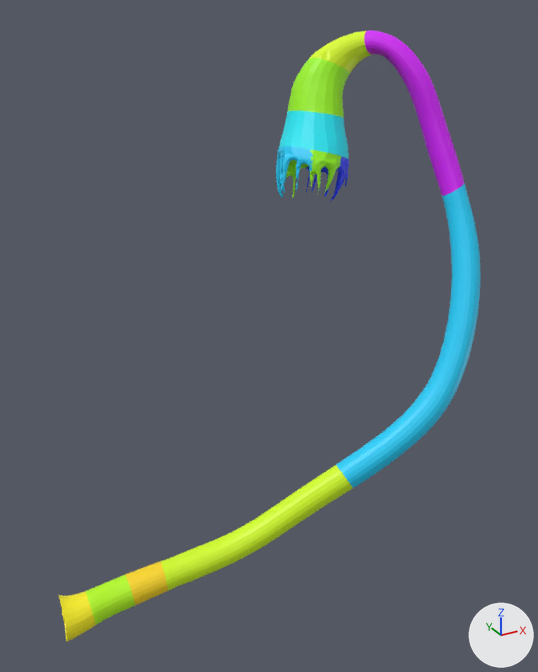
Renders of the glTF model output-data/millitome/fallopian-tube-female-left-upenn/v1.0/fallopian-tube-female-left-upenn.glb from each side of a commit.
One viewpoint serves both versions: a camera (50 mm lens) standing at (-0.0065, -0.0595, 0.0466) and looking at (0.0207, -0.0101, 0.0219). Every picture has the same lights, and +X, +Y and +Z are marked at lower right. The older version comes first. Where no turn or scale is listed for an object, it has been applied to the vertices.

In view in the first picture: 'geometry_0', 'geometry_1', 'geometry_10', 'geometry_11', 'geometry_2', 'geometry_3', 'geometry_4', 'geometry_5', 'geometry_6', 'geometry_7', 'geometry_8', 'geometry_9'.
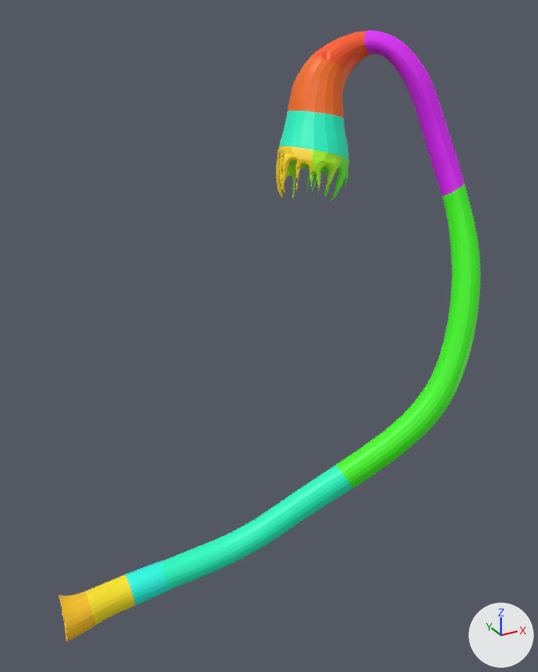
Edits to the bpy script that builds the scene:
```text
Change me_geometry_0:
    where me_geometry_0.from_pydata(...)  # 1740 vertices, 3320 faces; spans x 0.0092..0.0256, y -0.017..-0.0115, z 0.0023..0.0113
    me_geometry_0 part 1: 3320 faces centred in x 0.0093..0.0256, y -0.017..-0.0115, z 0.0024..0.0112 are repainted in the vertex colours; the middle colour goes from green #d5fe1c to cyan #16fec4
Change me_geometry_1:
    where me_geometry_1.from_pydata(...)  # 2649 vertices, 5129 faces; spans x 0.0242..0.0392, y -0.0185..-0.0103, z 0.0091..0.033
    me_geometry_1 part 2: 5129 faces centred in x 0.0242..0.0392, y -0.0185..-0.0103, z 0.0091..0.033 are repainted in the vertex colours; the middle colour goes from cyan #1cd1fe to green #40fe16
Change me_geometry_3:
    where me_geometry_3.from_pydata(...)  # 706 vertices, 1300 faces; spans x 0.02404..0.02756, y -0.00777..-0.00048, z 0.03131..0.03623
    me_geometry_3 part 3: 1300 faces centred in x 0.02404..0.02752, y -0.00776..-0.00049, z 0.03132..0.03613 are repainted in the vertex colours; the middle colour goes from cyan #1cd1fe to yellow #fed816
Change me_geometry_5:
    where me_geometry_5.from_pydata(...)  # 572 vertices, 1058 faces; spans x 0.02856..0.03138, y -0.00786..-0.00077, z 0.03118..0.03543
    me_geometry_5 part 4: 1058 faces centred in x 0.02856..0.03137, y -0.00785..-0.00079, z 0.03118..0.03537 are repainted in the vertex colours; the middle colour goes from blue #1c38fe to green #66fe16
Change me_geometry_6:
    where me_geometry_6.from_pydata(...)  # 555 vertices, 936 faces; spans x 0.02839..0.03424, y -0.00559..-0.00172, z 0.04127..0.04492
    me_geometry_6 part 5: 936 faces centred in x 0.02841..0.03419, y -0.00555..-0.00173, z 0.04134..0.04491 are repainted in the vertex colours; the middle colour goes from green #ddfe1c to orange #fe5616
Change me_geometry_7:
    where me_geometry_7.from_pydata(...)  # 563 vertices, 954 faces; spans x 0.02642..0.03184, y -0.00648..-0.00079, z 0.0376..0.04289
    me_geometry_7 part 6: 954 faces centred in x 0.02643..0.03181, y -0.00643..-0.00082, z 0.03767..0.04288 are repainted in the vertex colours; the middle colour goes from green #a2fe1c to orange #fe7116
Change me_geometry_8:
    where me_geometry_8.from_pydata(...)  # 483 vertices, 800 faces; spans x 0.0252..0.03137, y -0.00787..-0.00035, z 0.034..0.0389
    me_geometry_8 part 7: 800 faces centred in x 0.02521..0.03136, y -0.00786..-0.00046, z 0.03409..0.03883 are repainted in the vertex colours; the middle colour goes from cyan #1cf1fe to cyan #16feca
Change me_geometry_9:
    where me_geometry_9.from_pydata(...)  # 340 vertices, 558 faces; spans x 0.00079..0.00342, y -0.0141..-0.01024, z 0.00077..0.00431
    me_geometry_9 part 8: 558 faces centred in x 0.00094..0.00333, y -0.01407..-0.01034, z 0.00083..0.00424 are repainted in the vertex colours; the middle colour goes from yellow #fef21c to yellow #fec516
Change me_geometry_10:
    where me_geometry_10.from_pydata(...)  # 486 vertices, 809 faces; spans x 0.00301..0.00665, y -0.01377..-0.01091, z 0.00125..0.00444
    me_geometry_10 part 9: 809 faces centred in x 0.00302..0.00657, y -0.01376..-0.01092, z 0.00126..0.00442 are repainted in the vertex colours; the middle colour goes from green #b9fe1c to yellow #fee616
Change me_geometry_11:
    where me_geometry_11.from_pydata(...)  # 458 vertices, 753 faces; spans x 0.00632..0.00967, y -0.01383..-0.01117, z 0.00188..0.00479
    me_geometry_11 part 10: 753 faces centred in x 0.00635..0.00961, y -0.01383..-0.01118, z 0.00189..0.00478 are repainted in the vertex colours; the middle colour goes from yellow #fed91c to cyan #16fee6
```

Location of each change, (x1, y1, x2, y2) in pixels of the pictures (538 x 672 px):
part 1 of me_geometry_0, recoloured (green to cyan)
    both: (161, 465, 353, 591)
part 2 of me_geometry_1, recoloured (cyan to green)
    both: (336, 183, 481, 488)
part 3 of me_geometry_3, recoloured (cyan to yellow)
    both: (276, 146, 313, 198)
part 4 of me_geometry_5, recoloured (blue to green)
    both: (306, 157, 349, 202)
part 5 of me_geometry_6, recoloured (green to orange)
    both: (309, 31, 373, 74)
part 6 of me_geometry_7, recoloured (green to orange)
    both: (287, 58, 349, 118)
part 7 of me_geometry_8, recoloured
    both: (279, 111, 349, 159)
part 8 of me_geometry_9, recoloured
    both: (59, 591, 96, 642)
part 9 of me_geometry_10, recoloured (green to yellow)
    both: (85, 575, 135, 625)
part 10 of me_geometry_11, recoloured (yellow to cyan)
    both: (125, 561, 168, 605)
